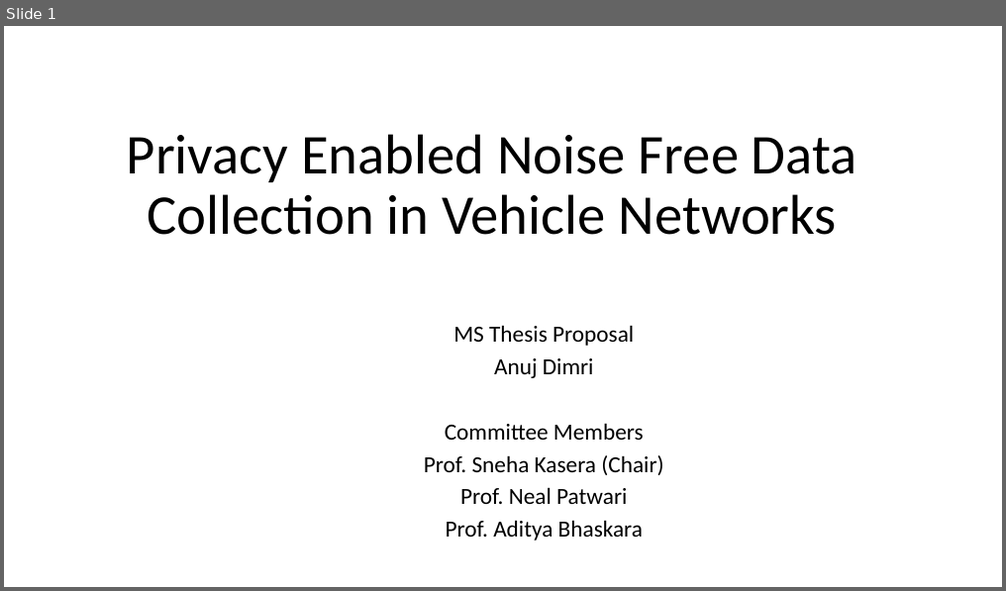
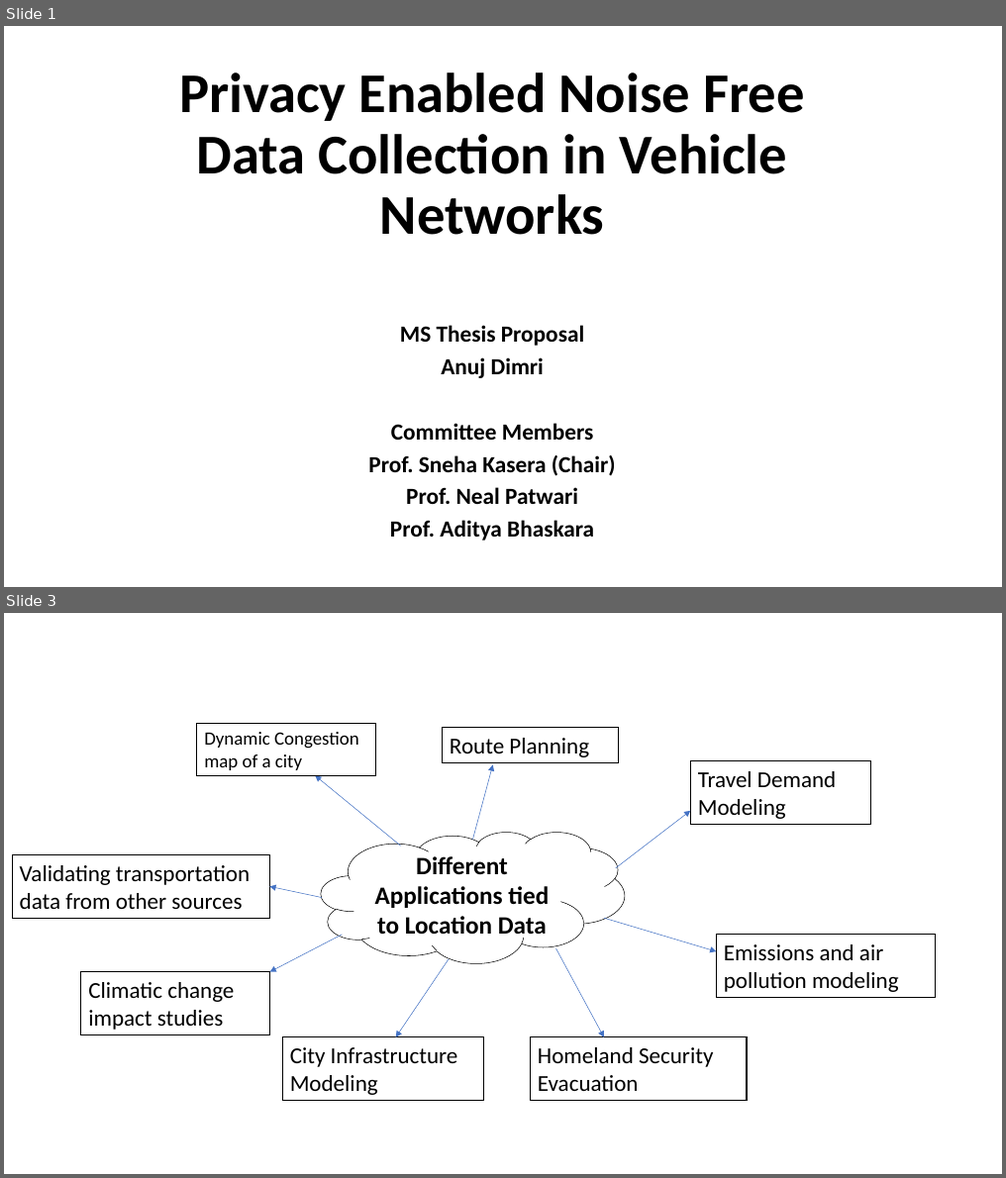
Before and after one commit to anuj-dimri25/Random-Delay-and-Indirections, a slide deck: proposal_dec.pptx. Shown one above the other, each under a label of ours: slide 1 before the commit, slides 1 and 3 after it; the slides between them are not shown. The pictures are 1006x591 and 1006x1178 pixels, drawn with LibreOffice and Linux fonts; fonts in the diff are those of the drawing. Boxes give left, top, right and bottom in pixels: in the first picture for what was removed or moved away, otherwise in the second. Text is boxed around its words. In the diff, an @@ line names an element or a change of style, - is before the commit and + after.

Commit message:
proposal presentation first draft

```diff
--- a/proposal_dec.pptx
+++ b/proposal_dec.pptx
@@ slide 3 added at box(4, 613, 1002, 1174), background #FFFFFF @@
@@ rectangle added at box(197, 723, 376, 776), fill #FFFFFF, outline #000000 1 pt, 18 pt, text #000000 @@
+Dynamic Congestion map of a city
@@ rectangle added at box(442, 728, 618, 762), fill #FFFFFF, outline #000000 1 pt, 22 pt, text #000000 @@
+Route Planning
@@ arrow added from (401, 846) to (316, 775), #4472C4 0.5 pt @@
@@ arrow added from (472, 840) to (493, 765), #4472C4 0.5 pt @@
@@ rectangle added at box(690, 761, 871, 824), fill #FFFFFF, outline #000000 1 pt, 22 pt, text #000000 @@
+Travel Demand Modeling
@@ arrow added from (616, 868) to (690, 811), #4472C4 0.5 pt @@
@@ cloud added at box(321, 833, 625, 964), fill #FFFFFF, outline #000000 0.5 pt, 24 pt, text #000000, bold @@
+Different Applications tied to Location Data
@@ rectangle added at box(12, 855, 269, 918), fill #FFFFFF, outline #000000 1 pt, 22 pt, text #000000 @@
+Validating transportation data from other sources
@@ arrow added from (322, 897) to (269, 887), #4472C4 0.5 pt @@
@@ arrow added from (343, 935) to (269, 972), #4472C4 0.5 pt @@
@@ arrow added from (604, 919) to (717, 953), #4472C4 0.5 pt @@
@@ rectangle added at box(717, 935, 936, 998), fill #FFFFFF, outline #000000 1 pt, 22 pt, text #000000 @@
+Emissions and air pollution modeling
@@ arrow added from (449, 959) to (395, 1038), #4472C4 0.5 pt @@
@@ arrow added from (556, 949) to (604, 1038), #4472C4 0.5 pt @@
@@ rectangle added at box(81, 972, 269, 1035), fill #FFFFFF, outline #000000 1 pt, 22 pt, text #000000 @@
+Climatic change impact studies
@@ rectangle added at box(282, 1038, 483, 1100), fill #FFFFFF, outline #000000 1 pt, 22 pt, text #000000 @@
+City Infrastructure Modeling
@@ rectangle added at box(531, 1038, 746, 1100), fill #FFFFFF, outline #000000 1 pt, 22 pt, text #000000 @@
+Homeland Security Evacuation
@@ slide 1 changed as well @@
@@ title "Privacy Enabled Noise Free Data ..." at box(179, 73, 805, 235): bold on @@
@@ subtitle "MS Thesis Proposal" at box(368, 325, 616, 541): bold on @@
@@ subtitle "MS Thesis Proposal": place and size @@
-subtitle "MS Thesis Proposal" at box(424, 325, 663, 541)
+subtitle "MS Thesis Proposal" at box(368, 325, 616, 541)
```
Also in this commit, not shown: 24 other slides changed, 9 other slides added, 2 slides removed.
